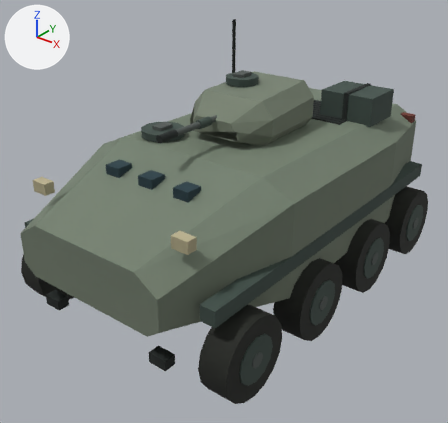
What one commit did to the glTF model public/models/art/china/apc-lod.glb.
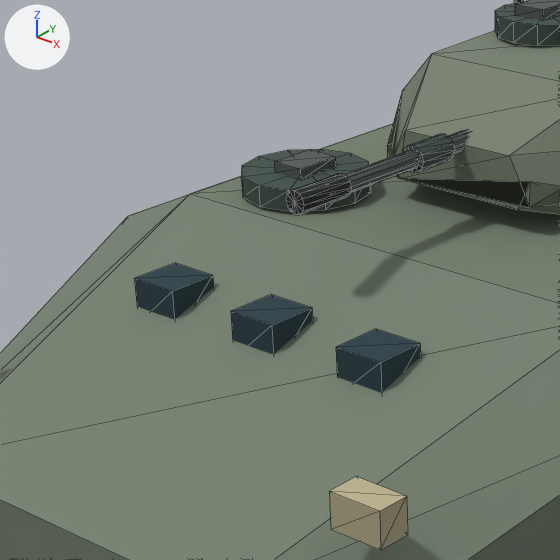
Old and new are each drawn whole from a 50 mm camera at (4.33, -5.81, 4.37) aimed at (-0.04, -0.35, 0.99) and again close up on the part from 14% to 55% of the width and 17% to 61% of the height. The lights are fixed; the arrows at upper left show +X, +Y and +Z. The first two pictures are the older version. The close-ups show mesh edges as thin lines. Where no turn or scale is listed for an object, it has been applied to the vertices. Vertices at exactly the same position are counted once.

In view in the first close-up: 'equipment', 'equipment.001', 'equipment.002'.
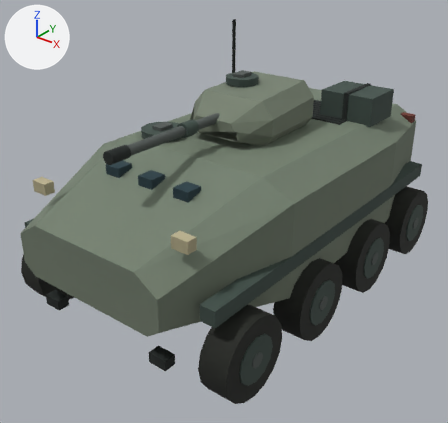
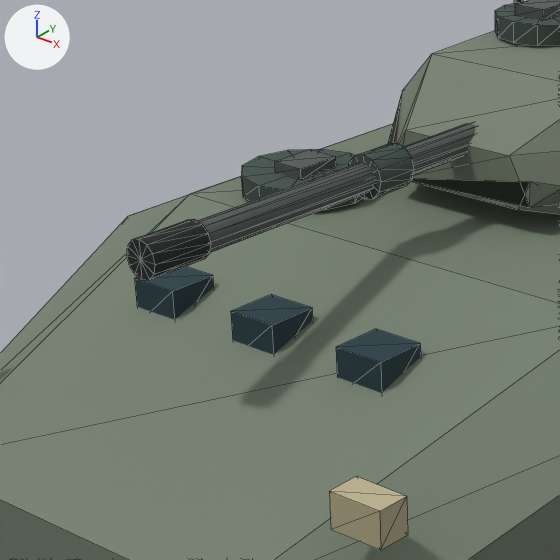
What the commit changed:
me_mesh_0 is used by ob_equipment; location (0.0, -0.4, 2.25).
me_mesh_0 had 78 vertices, 144 faces and spanned x -0.052..0.052, y -1.07..0.0, z -0.052..0.052.
me_mesh_0 now has 78 vertices, 144 faces and spans x -0.083..0.083, y -1.77..0.0, z -0.083..0.083.
me_mesh_0 part 1: the loose piece of 26 vertices spanning x -0.052..0.052, y -0.451..-0.271, z -0.052..0.052 is scaled about its middle by (1.57, 1, 1.57), then moved by (0.0, -0.266, 0.0).
me_mesh_0 part 2: the loose piece of 26 vertices spanning x -0.044..0.044, y -1.07..-0.83, z -0.044..0.044 is scaled about its middle by (1.57, 1, 1.57), then moved by (0.0, -0.7, 0.0).
Part 3, on me_mesh_0:
Vertex 0 of me_mesh_0 moves from (0.0, -0.95, -0.035) to (0.0, -1.65, -0.055).
Vertex 1 of me_mesh_0 moves from (0.0, 0.0, -0.035) to (0.0, 0.0, -0.055).
Vertex 2 of me_mesh_0 moves from (0.018, -0.95, -0.03) to (0.027, -1.65, -0.048).
Vertex 3 of me_mesh_0 moves from (0.018, 0.0, -0.03) to (0.027, 0.0, -0.048).
Vertex 4 of me_mesh_0 moves from (0.03, -0.95, -0.018) to (0.048, -1.65, -0.027).
Vertex 5 of me_mesh_0 moves from (0.03, 0.0, -0.018) to (0.048, 0.0, -0.027).
Vertex 6 of me_mesh_0 moves from (0.035, -0.95, 0.0) to (0.055, -1.65, 0.0).
Vertex 7 of me_mesh_0 moves from (0.035, 0.0, 0.0) to (0.055, 0.0, 0.0).
Vertex 8 of me_mesh_0 moves from (0.03, -0.95, 0.018) to (0.048, -1.65, 0.027).
Vertex 9 of me_mesh_0 moves from (0.03, 0.0, 0.018) to (0.048, 0.0, 0.027).
Vertex 10 of me_mesh_0 moves from (0.018, -0.95, 0.03) to (0.027, -1.65, 0.048).
Vertex 11 of me_mesh_0 moves from (0.018, 0.0, 0.03) to (0.027, 0.0, 0.048).
Vertex 12 of me_mesh_0 moves from (0.0, -0.95, 0.035) to (0.0, -1.65, 0.055).
Vertex 13 of me_mesh_0 moves from (0.0, 0.0, 0.035) to (0.0, 0.0, 0.055).
Vertex 14 of me_mesh_0 moves from (-0.018, -0.95, 0.03) to (-0.027, -1.65, 0.048).
Vertex 15 of me_mesh_0 moves from (-0.018, 0.0, 0.03) to (-0.027, 0.0, 0.048).
Vertex 16 of me_mesh_0 moves from (-0.03, -0.95, 0.018) to (-0.048, -1.65, 0.027).
Vertex 17 of me_mesh_0 moves from (-0.03, 0.0, 0.018) to (-0.048, 0.0, 0.027).
Vertex 18 of me_mesh_0 moves from (-0.035, -0.95, 0.0) to (-0.055, -1.65, 0.0).
Vertex 19 of me_mesh_0 moves from (-0.035, 0.0, 0.0) to (-0.055, 0.0, 0.0).
Vertex 20 of me_mesh_0 moves from (-0.03, -0.95, -0.018) to (-0.048, -1.65, -0.027).
Vertex 21 of me_mesh_0 moves from (-0.03, 0.0, -0.018) to (-0.048, 0.0, -0.027).
Vertex 22 of me_mesh_0 moves from (-0.018, -0.95, -0.03) to (-0.027, -1.65, -0.048).
Vertex 23 of me_mesh_0 moves from (-0.018, 0.0, -0.03) to (-0.027, 0.0, -0.048).
Vertex 24 of me_mesh_0 moves from (0.0, -0.95, 0.0) to (0.0, -1.65, 0.0).

Boxes (x1, y1, x2, y2) around the edits, measured in the close-ups (560 x 560 px; the box of a moved part takes in the faces that stretch with it):
'equipment', reshaped (91% wider, 84% taller): before (286, 130, 469, 215); after (126, 123, 476, 280)
part 1 of me_mesh_0, moved or reshaped: before (403, 134, 455, 173); after (348, 143, 414, 199)
part 2 of me_mesh_0, moved or reshaped: before (286, 173, 352, 215); after (126, 219, 211, 280)
part 3 of me_mesh_0, moved or reshaped: before (344, 130, 469, 192); after (198, 123, 476, 252)
